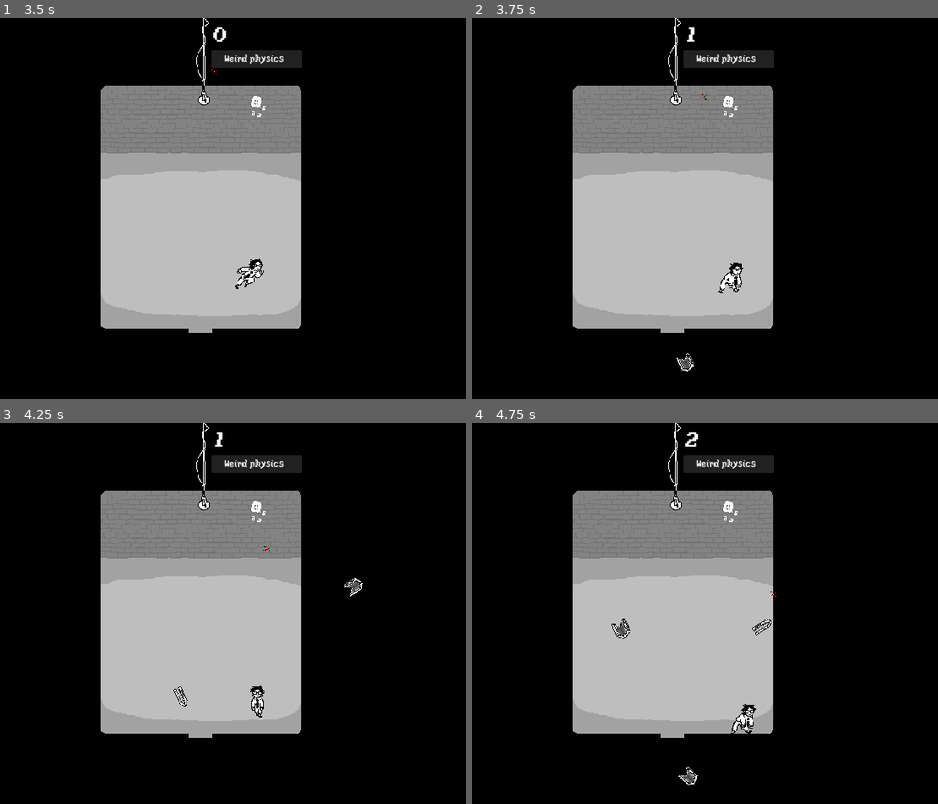
Above: before the commit, frames 1-4 (two rows, left to right).
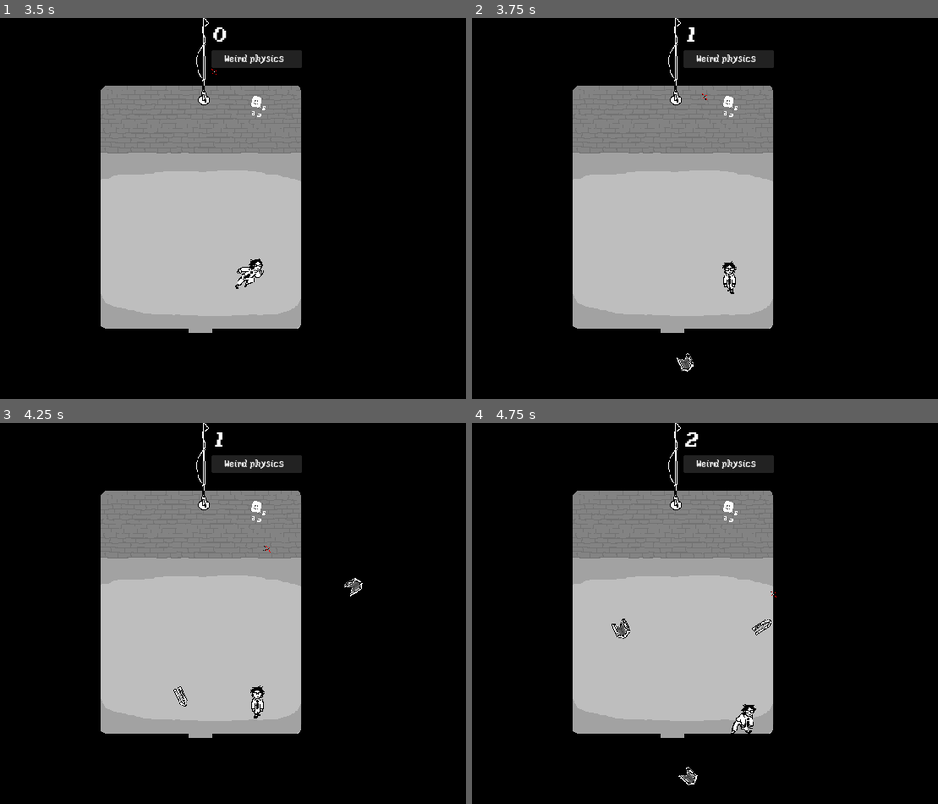
Above: after the commit, the same moments.

Repository: Buramuh/sibtrio
Game: Godot game, scene res://main.tscn
Same seed, same stepped clock (60 frames per second), same inputs: the game is played once before the commit and once after it.
Inputs:
- Up to frame 1 (3.5 s): click "Start" at 0.5 s; click "Weird physics" at 1.25 s; click "x Weird physics" at 2 s; hold Right (move_right) from 2.78 s (still down); hold Space (dash) from 2.78 s (still down)
- Up to frame 2 (3.75 s): release Right (move_right) at 3.53 s; release Space (dash) at 3.53 s; hold Down (move_down) from 3.53 s (still down); tap Space (dash) at 3.6 s
- Up to frame 3 (4.25 s): keep holding Down (move_down)
- Up to frame 4 (4.75 s): release Down (move_down) at 4.28 s; hold Right (move_right) from 4.28 s (still down); hold Space (dash) from 4.28 s (still down)

Frame 1 is identical in both runs. In frame 2, 0.2% of the frame differs, in the area x 52-59%, y 63-73%; in frame 3, less than 0.1%; in frame 4, nothing differs.

Commit message:
Increase THRESHOLD
So the Player turns faster

Diff:
--- a/Demo's/celeryman/actors/player.gd
+++ b/Demo's/celeryman/actors/player.gd
@@ -11,9 +11,10 @@
 var screen_size
 var velocity_last
 
+
 var SPEED = 1500
 var DASH = 65000
-var THRESHOLD = 0.5
+var THRESHOLD = 50
 
 var can_dash = true
 var doing_dash = false
@@ -75,13 +76,14 @@
 			doing_dash = true
 			var vel = linear_velocity.normalized()
 			apply_force(Vector2(vel.x*DASH, vel.y*DASH))
+			dash_cooldown_and_timer(0.5, 0.3)
 			if linear_velocity.x > THRESHOLD or linear_velocity.x < -THRESHOLD:
 				$AnimatedSprite2D.animation = "dash_sideways"
 			elif linear_velocity.y < -THRESHOLD:
 				$AnimatedSprite2D.animation = "dash_up"
 			elif linear_velocity.y > THRESHOLD:
 				$AnimatedSprite2D.animation = "dash_down"
-			dash_cooldown_and_timer(0.5, 0.3)
+
 
 
 	if !doing_dash:
--- a/Demo's/celeryman/actors/player.tscn
+++ b/Demo's/celeryman/actors/player.tscn
@@ -164,3 +164,4 @@
 [node name="DashTimer" type="Timer" parent="."]
 
 [connection signal="body_entered" from="." to="." method="_on_body_entered"]
+[connection signal="body_shape_entered" from="." to="." method="_on_body_shape_entered"]
--- a/Demo's/celeryman/main.gd
+++ b/Demo's/celeryman/main.gd
@@ -63,6 +63,7 @@
 
 	# Choose the velocity for the mob.
 	var velocity = Vector2(randf_range(300.0, 470.0), 0.0)
+	#var velocity = Vector2(randf_range(10.0, 10.0), 0.0)
 	mob.linear_velocity = velocity.rotated(direction)
 
 	# Spawn the mob by adding it to the Main scene.
--- a/Demo's/celeryman/project.godot
+++ b/Demo's/celeryman/project.godot
@@ -19,6 +19,7 @@
 
 window/size/viewport_width=1920
 window/size/viewport_height=1080
+window/size/mode=3
 window/stretch/mode="canvas_items"
 
 [input]
Binary file added: Demo's/celeryman/art/dialogue/Salary1.png
Binary file added: Demo's/celeryman/art/dialogue/Salary2.png
Binary file added: Demo's/celeryman/art/dialogue/Salary3.png
Binary file added: Demo's/celeryman/art/dialogue/dialog_box.png
Binary file added: Demo's/celeryman/art/dialogue/dude - Copy.gif
Binary file added: Demo's/celeryman/art/dialogue/dude.gif
Binary file added: Demo's/celeryman/art/extra_concept/idea.png
Not shown, added: Demo's/celeryman/art/extra_concept/idea.png.import
Binary file added: Demo's/celeryman/art/extra_concept/insanty.png
Not shown, added: Demo's/celeryman/art/extra_concept/insanty.png.import
Not shown, added: Demo's/celeryman/art/dialogue/dialog.psd
Not shown, added: Demo's/celeryman/art/dialogue/dialog_box.psd
(and 1 more such lines)
